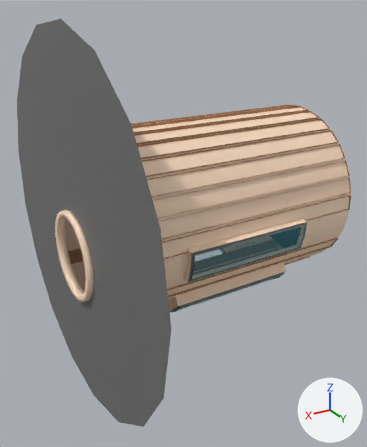
The FBX model assets/models/saunaRoom.fbx as it was, and as the next commit left it.
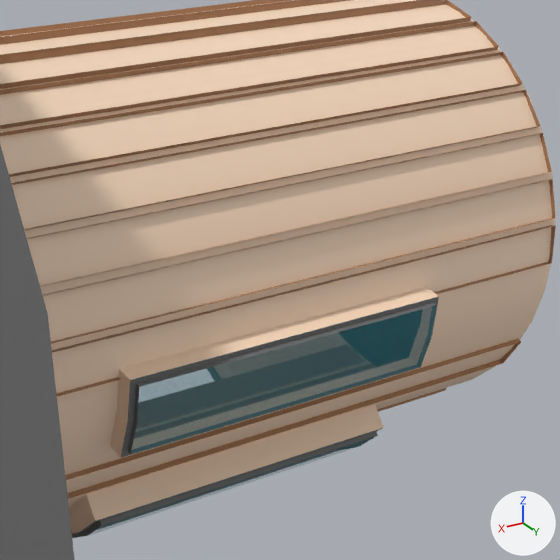
Each version appears first whole from a 50 mm lens placed at (0.03, 4.8, 3.18), pointed at (-2.87, -0.03, 0.76), and next in a close-up on the part from 39% to 96% of the width and 25% to 72% of the height. The lights are fixed; the arrows at lower right show +X, +Y and +Z. Vertices at the same position are counted once.

Names of what the first close-up shows: 'saunaRoom'.
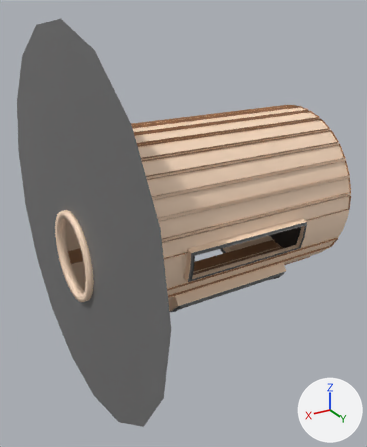
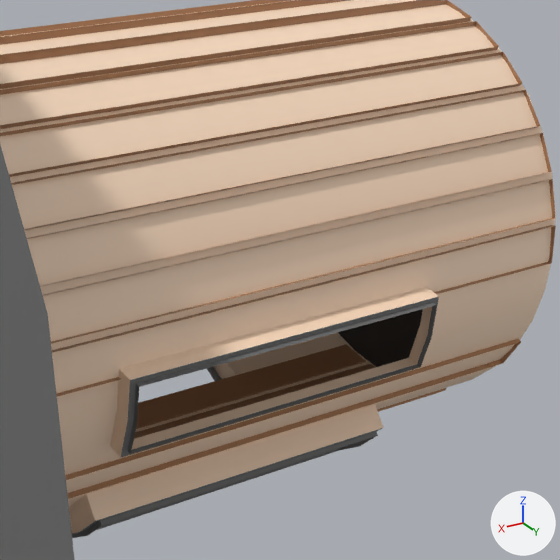
Where the change shows, as pixel boxes (x1, y1, x2, y2) in the close-ups (560 x 560 px):
part 1 of me_cylinder_021, deleted
    before: (88, 305, 437, 536)

The edits, one by one:
me_cylinder_021 has 1031 vertices, 949 faces and spans x -4.87..-1.44, y -2.04..2.08, z -1.07..3.07.
me_cylinder_021 is used by ob_saunaroom; location (0.0, 0.0, 0.0).
Verts and faces of me_cylinder_021; kept vertices keep their numbers, new ones are numbered from 1031.
Before the commit, vertices of me_cylinder_021: 421 (-2.32, 0.82, 0.22) at pixel (101, 525), 422 (-3.04, 0.82, 0.22) at pixel (247, 477), 423 (-2.32, 0.71, 0.11) at pixel (87, 535), 424 (-3.04, 0.71, 0.11) at pixel (231, 488), 425 (-2.32, 0.58, 0.03) at pixel (71, 538).
Before the commit, vertices of me_cylinder_021: 426 (-3.04, 0.58, 0.03), 427 (-3.76, 0.82, 0.22) at pixel (377, 435), 428 (-3.76, 0.71, 0.11) at pixel (359, 446), 429 (-3.76, 0.58, 0.03), 438 (-3.76, 1.09, 0.96) at pixel (436, 305).
Before the commit, vertices of me_cylinder_021: 439 (-3.04, 1.09, 0.96) at pixel (297, 343), 440 (-2.32, 1.08, 0.8) at pixel (137, 423), 441 (-3.04, 1.08, 0.8) at pixel (293, 378), 442 (-2.32, 1.04, 0.65) at pixel (130, 454), 443 (-3.04, 1.04, 0.65) at pixel (284, 408).
Before the commit, vertices of me_cylinder_021: 444 (-2.32, 1.09, 0.96) at pixel (139, 386), 445 (-3.76, 1.08, 0.8) at pixel (431, 338), 446 (-3.76, 1.04, 0.65) at pixel (420, 367).
Part 1, on me_cylinder_021:
Vertices deleted: 424, 441 (with the faces that use them).
me_cylinder_021 no longer uses material mat_glass (cyan #4ed1e7).
